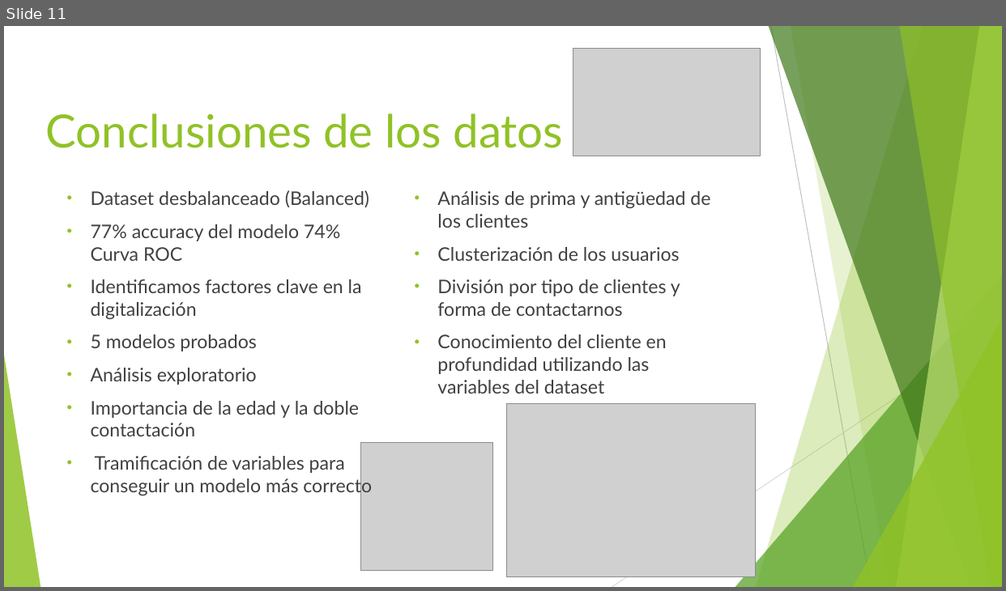
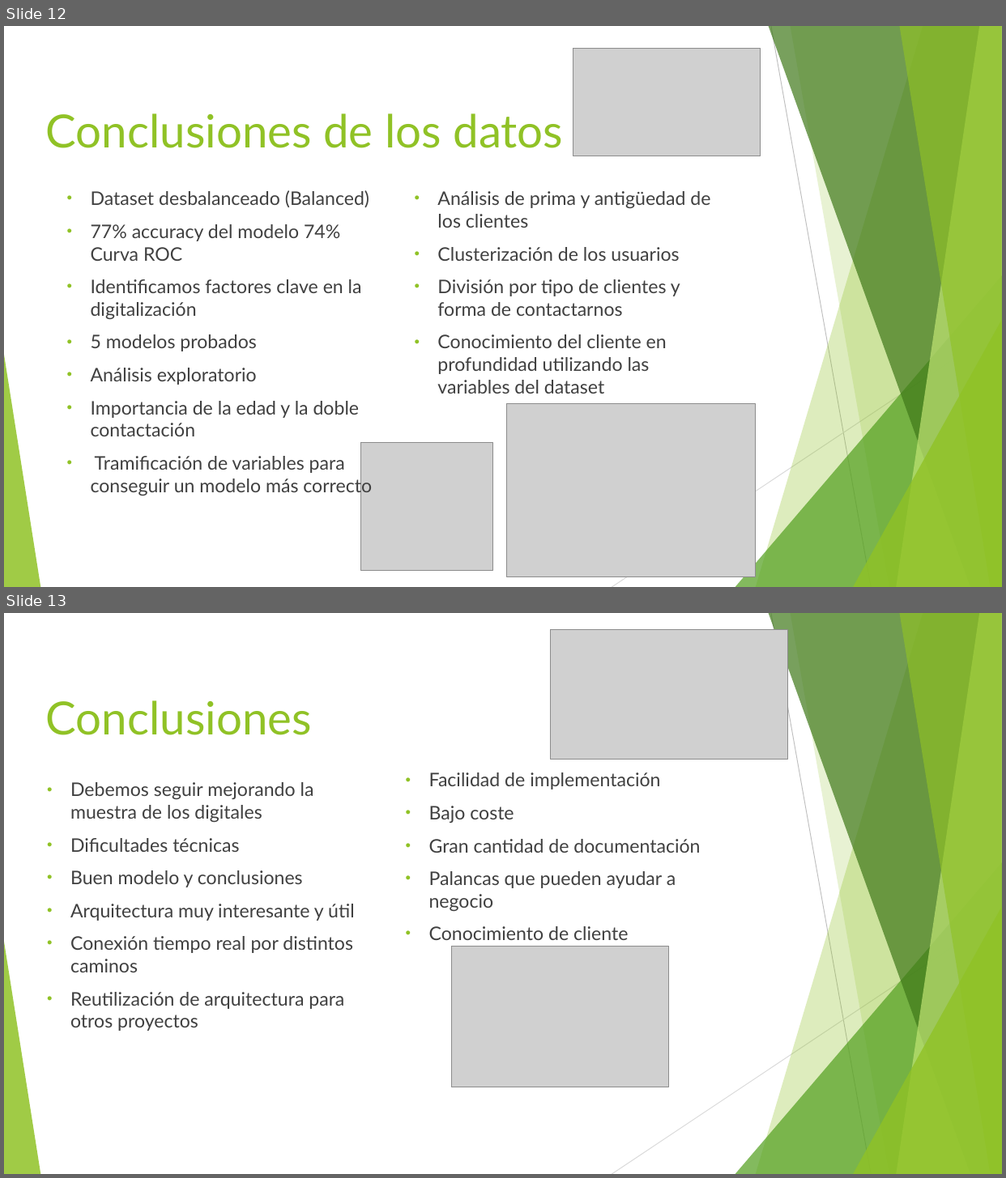
Before and after one commit to hplaza1992/TFM, a slide deck: Presentacion_TFM.pptx. Shown one above the other, each under a label of ours: slide 11 before the commit, slides 12 and 13 after it. The pictures are 1006x591 and 1006x1178 pixels, drawn with LibreOffice and Linux fonts; fonts in the diff are those of the drawing; grey boxes stand for pictures. Boxes give left, top, right and bottom in pixels: in the first picture for what was removed or moved away, otherwise in the second. Text is boxed around its words. In the diff, an @@ line names an element or a change of style, - is before the commit and + after.

```diff
--- a/Presentacion_TFM.pptx
+++ b/Presentacion_TFM.pptx
@@ slide 13 added at box(4, 613, 1002, 1174), background #FFFFFF; not listed: 10 template elements that a slide beside it also shows @@
@@ picture added at box(551, 629, 788, 759) @@
@@ title added at box(46, 700, 312, 735), 44 pt, text #90C226 @@
+Conclusiones
@@ text added at box(70, 782, 355, 1031), 18 pt, text #404040 @@
+• Debemos seguir mejorando la muestra de los digitales
+• Dificultades técnicas
+• Buen modelo y conclusiones
+• Arquitectura muy interesante y útil
+• Conexión tiempo real por distintos caminos
+• Reutilización de arquitectura para otros proyectos
@@ text added at box(429, 773, 700, 940), 18 pt, text #404040 @@
+• Facilidad de implementación
+• Bajo coste
+• Gran cantidad de documentación
+• Palancas que pueden ayudar a negocio
+• Conocimiento de cliente
@@ picture added at box(452, 947, 670, 1088) @@
@@ what was slide 11 is now slide 12 @@
```
Also in this commit, not shown: 2 other slides added.
